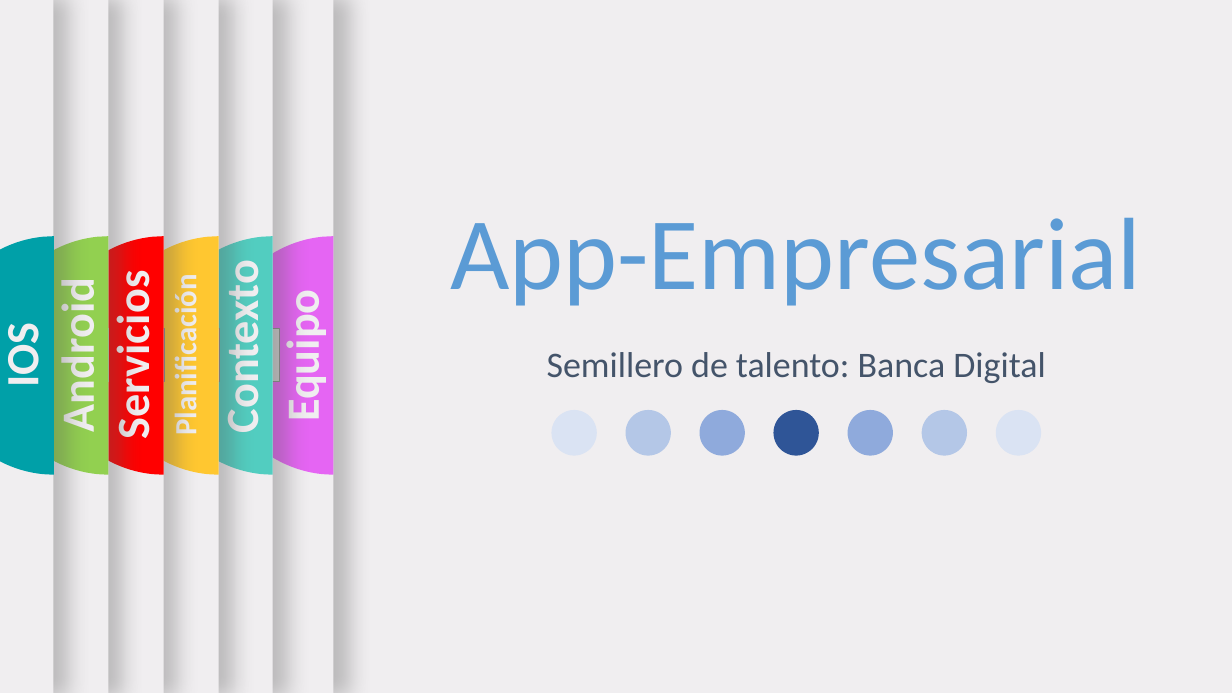
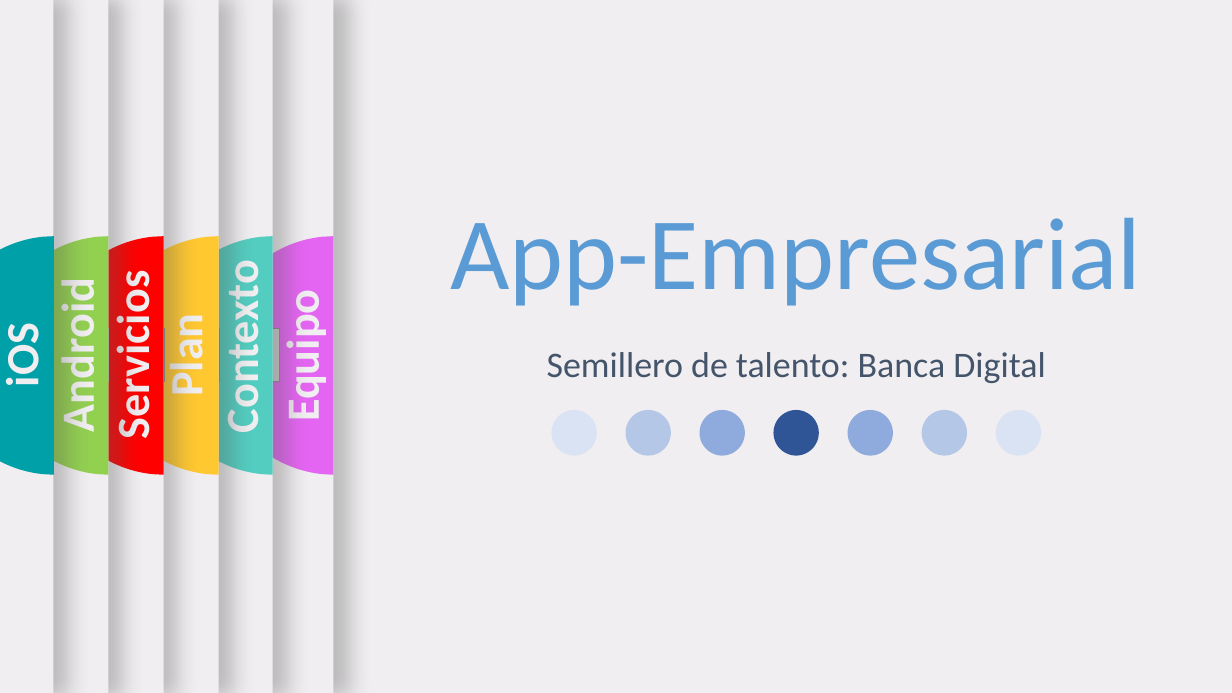
Before and after one commit to RaizrNs3/Presentaci-n, a slide deck: slide 1 of Template con trancisiones.pptx. Drawn at 1232x693 pixels with LibreOffice and Linux fonts; fonts in the diff are those of the drawing; grey boxes stand for pictures; background and template pictures are left out. Boxes give left, top, right and bottom in pixels: in the first picture for what was removed or moved away, otherwise in the second. Text is boxed around its words. In the diff, an @@ line names an element or a change of style, - is before the commit and + after.

```diff
--- a/Template con trancisiones.pptx
+++ b/Template con trancisiones.pptx
@@ text at box(0, 329, 50, 385): text changed @@
-IOS
+iOS
@@ text at box(158, 321, 214, 394): text changed; size 24 to 36 pt @@
-Planificación
+Plan
```
Also in this commit, not shown: 11 other slides changed, 3 slides added.
